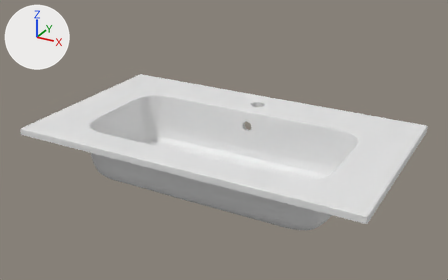
Renders of the glTF model demo/src/catalog/items/Salgar_Sofia_800/SOFIA 800.glb from each side of a commit.
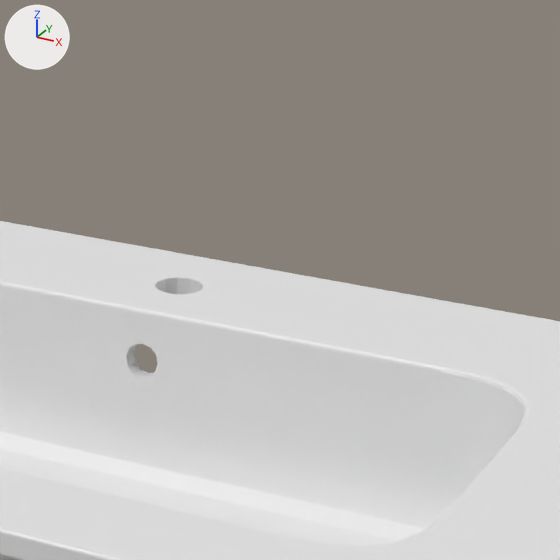
Each version is shown whole from a camera (50 mm lens) standing at (1.025, -1.37, 0.552) and looking at (0.403, -0.24, -0.013), then close up on the part from 46% to 82% of the width and 8% to 66% of the height. Arrows for +X, +Y and +Z are at upper left; the lights stay in place. Where no turn or scale is listed for an object, it has been applied to the vertices.

Names of what the first close-up shows: 'SOFIA 800.001'.
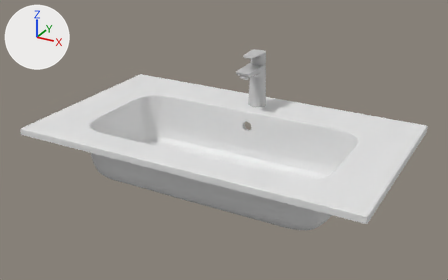
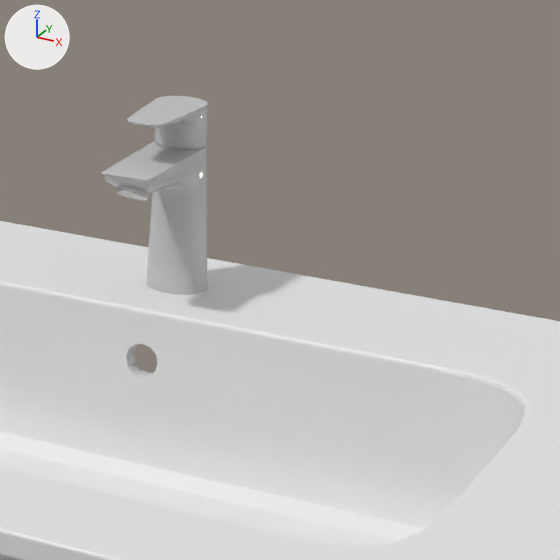
What changed in the scene script:
```text
Add mat_cromado_001:
    mat_cromado_001 = principled_material('Cromado.001')
    mat_cromado_001.base_color = (0.576, 0.576, 0.576)  # light grey #c8c8c8
    mat_cromado_001.roughness = 0.0214
Add me_grifo2_001:
    me_grifo2_001.from_pydata(...)  # 4782 vertices, 9392 faces; spans x -0.023..0.023, y -0.0669..0.0508, z -0.0993..0.038
    me_grifo2_001.materials.append(mat_cromado_001)  # light grey #c8c8c8
Add ob_grifo2_001:
    ob_grifo2_001 = bpy.data.objects.new('grifo2.001', me_grifo2_001)
    ob_grifo2_001.location = (0.4, -0.0838, 0.112)
```

Location of each change, [x1, y1, x2, y2] in pixels of the close-ups (560 x 560 px):
'grifo2.001', added: after [102, 96, 208, 295]
